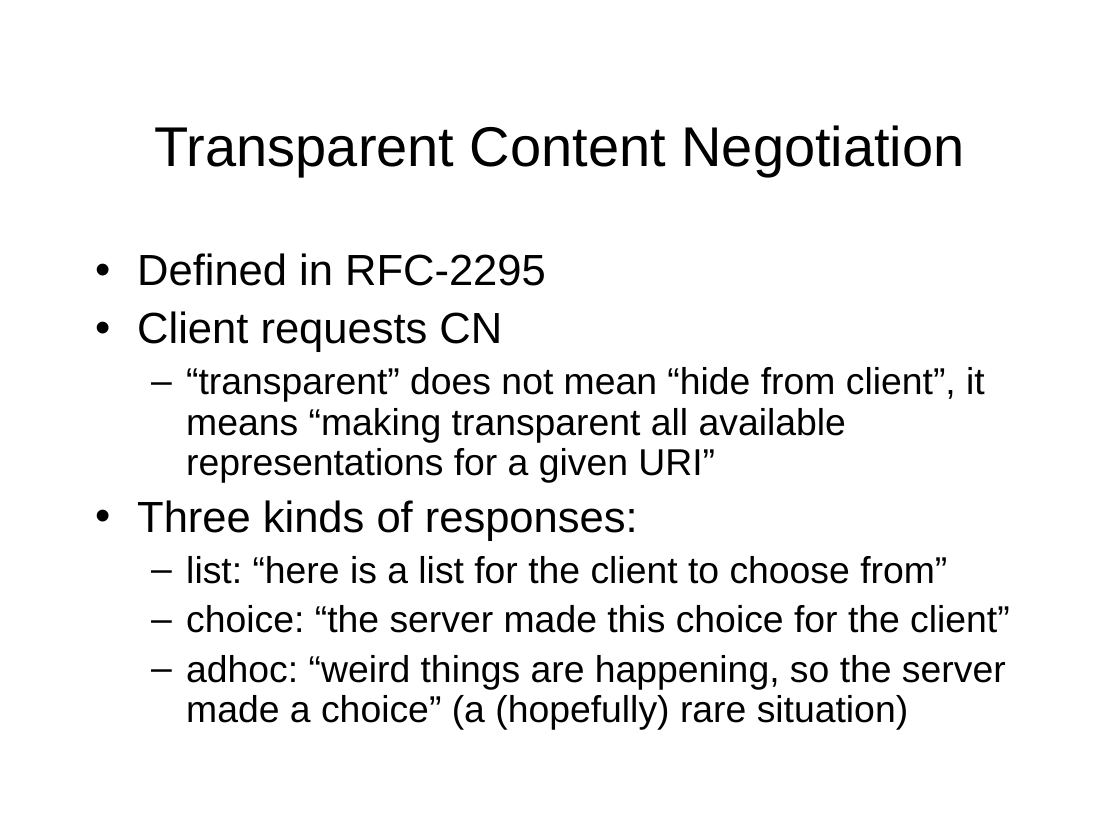
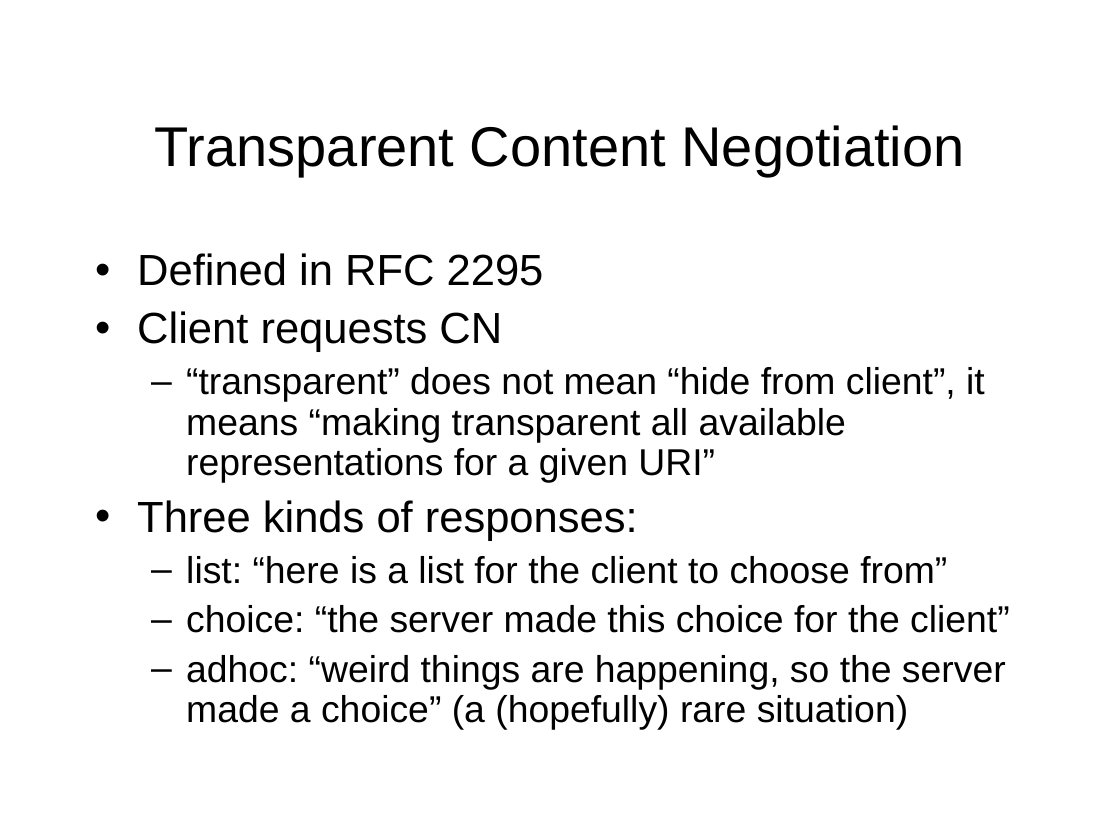
Before and after one commit to phonedude/cs531-f18, a slide deck: slide 25 of slides/week-09-content-negotiation.ppt. Drawn at 1120x840 pixels with LibreOffice and Linux fonts; fonts in the diff are those of the drawing. Boxes give left, top, right and bottom in pixels: in the first picture for what was removed or moved away, otherwise in the second. Text is boxed around its words. In the diff, an @@ line names an element or a change of style, - is before the commit and + after.

```diff
--- a/slides/week-09-content-negotiation.ppt
+++ b/slides/week-09-content-negotiation.ppt
@@ text at [137,253,544,286]: text changed @@
-• Defined in RFC-2295
+• Defined in RFC 2295
```
Also in this commit, not shown: 17 other slides changed, 1 slide added.
